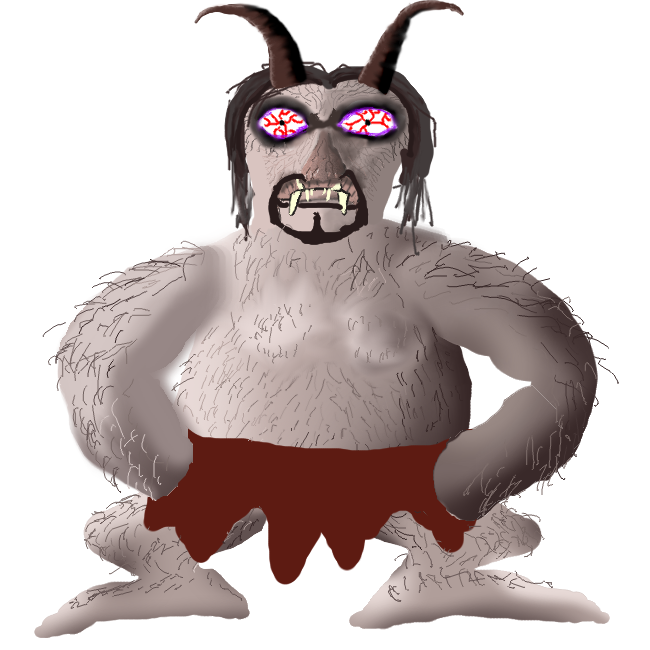
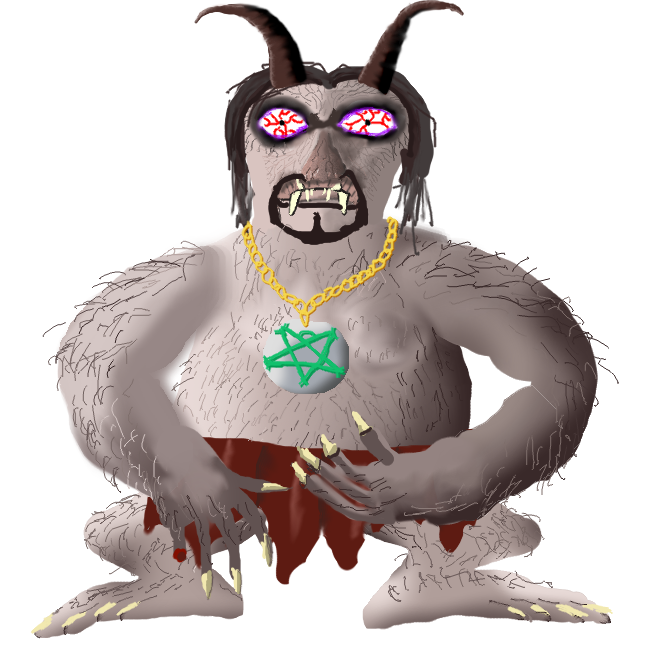
Two versions of the same layered image (650 × 650). Layer-by-layer changes:
added layer "Amul-Kopie" above "Amul #2" over [241, 216, 399, 328]
added layer "Amul #2" above "Amul #1" over [262, 322, 346, 389]
added layer "Amul #1" above "Hände" over [263, 319, 349, 394]
added layer "Hände" above "Haar" over [121, 411, 613, 624]
painted on "Ebene #3" over [142, 437, 474, 585]
painted on "Ebene #1" over [30, 594, 522, 639]
